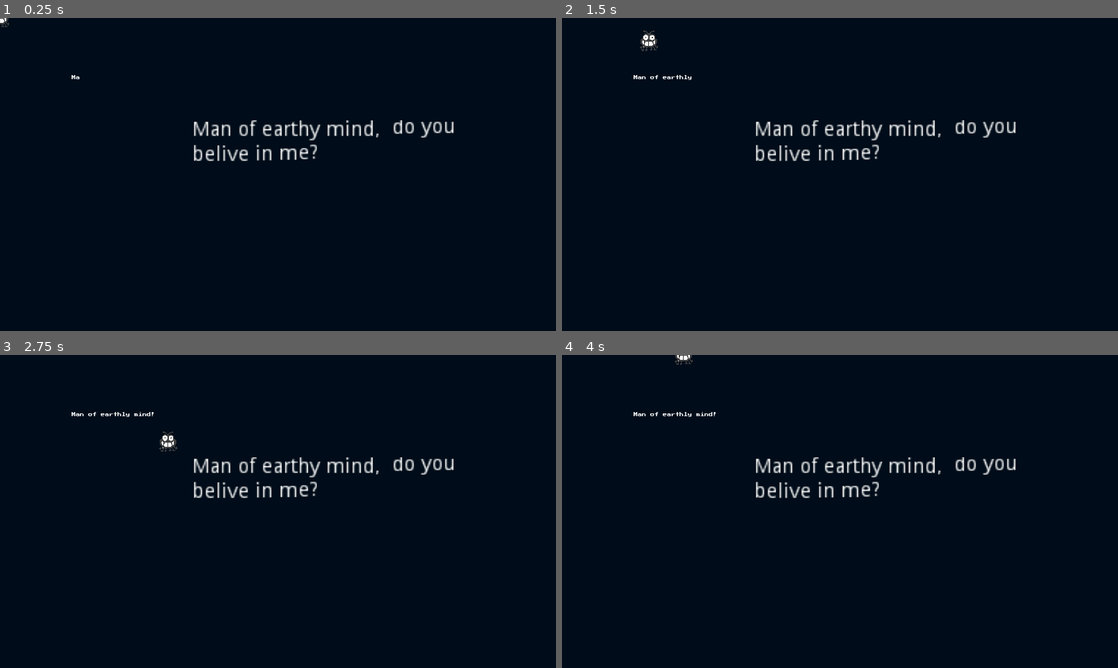
Above: before the commit, frames 1-4 (two rows, left to right).
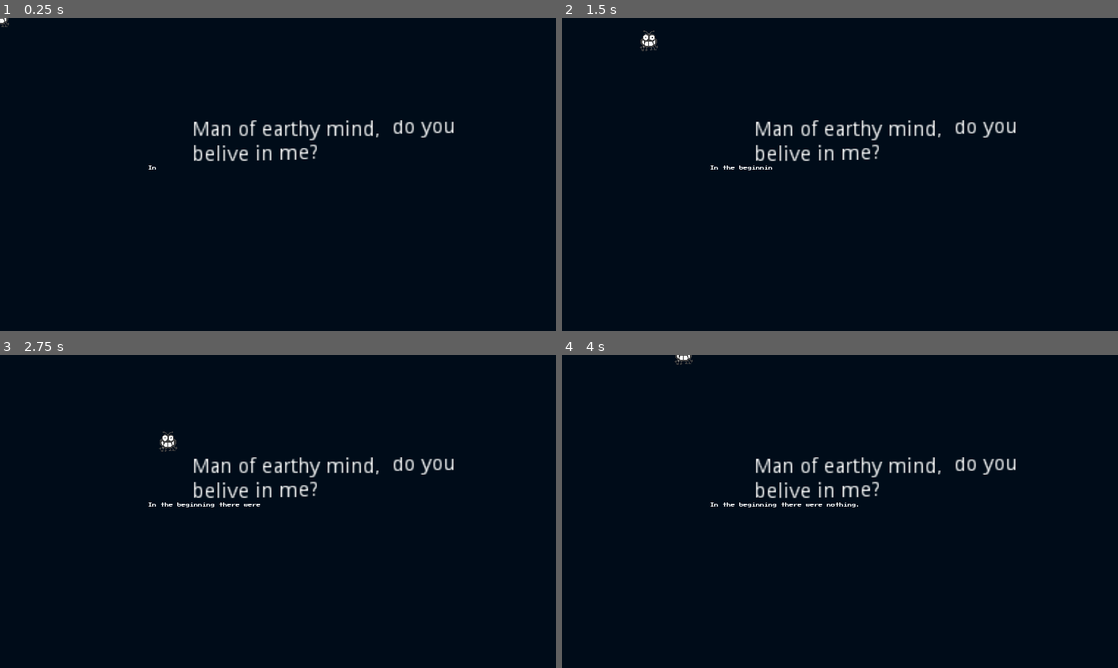
Above: after the commit, the same moments.

Repository: VictorieeMan/Bug-Off-2021
Game: Godot game, scene res://level_0.tscn
The game is run twice, just before and just after one commit, with the same random seed, the same clock (stepped at 60 frames per second) and the same inputs. This scene is started directly instead of the project's main scene. Sound files missing from this copy of the repository are replaced by a short silence.
Inputs (mouse positions are in pixels of both pictures, inside the frame that each line leads up to):
- Up to frame 1 (0.25 s): no input
- Up to frame 2 (1.5 s): move the mouse to (962, 158) at 0.52 s; hold Right (ui_right) 0.53-1.28 s; move the mouse to (728, 190) at 1.27 s; hold Down (ui_down) from 1.28 s (still down)
- Up to frame 3 (2.75 s): move the mouse to (333, 442) at 2.02 s; release Down (ui_down) at 2.03 s; hold Right (ui_right) from 2.03 s (still down)
- Up to frame 4 (4 s): move the mouse to (812, 574) at 2.77 s; release Right (ui_right) at 2.78 s; hold Up (ui_up) 2.78-3.53 s; move the mouse to (1006, 558) at 3.52 s; hold Left (ui_left) from 3.53 s (still down)

The runs differ from the first frame. In frame 1, less than 0.1% of the frame differs, in the area x 12-29%, y 18-49%; in frame 2, 0.1%; in frame 3, 0.2%; in frame 4, 0.3%, in the area x 12-54%, y 18-49%.

Commit message:
voidText working!

Diff:
--- a/level_0.gd
+++ b/level_0.gd
@@ -2,13 +2,11 @@
 
 
 # Declare member variables here. Examples:
-# var a = 2
-# var b = "text"
 
 
 # Called when the node enters the scene tree for the first time.
 func _ready():
-	pass # Replace with function body.
+	pass
 
 
 # Called every frame. 'delta' is the elapsed time since the previous frame.
--- a/level_0.tscn
+++ b/level_0.tscn
@@ -3,7 +3,7 @@
 [ext_resource path="res://player_Area2D.tscn" type="PackedScene" id=1]
 [ext_resource path="res://level_0.gd" type="Script" id=2]
 [ext_resource path="res://Assets/Spacial Winds.mp3" type="AudioStream" id=3]
-[ext_resource path="res://typedMessage.tscn" type="PackedScene" id=4]
+[ext_resource path="res://voidText.gd" type="Script" id=4]
 
 [node name="level_0" type="Node"]
 script = ExtResource( 2 )
@@ -44,7 +44,8 @@
 "_edit_use_anchors_": false
 }
 
-[node name="typedMessage" parent="." instance=ExtResource( 4 )]
-position = Vector2( 248, 200 )
+[node name="voidText" type="Position2D" parent="."]
+position = Vector2( 512, 512 )
+script = ExtResource( 4 )
 
 [connection signal="timeout" from="intro_length" to="." method="_on_intro_length_timeout"]
--- a/typedMessage.gd
+++ b/typedMessage.gd
@@ -3,8 +3,8 @@
 
 # Declare member variables here. Examples:
 var messages = [
-	"Man of earthly mind!",
-	"Do you belive in me?"
+	"Man of thy earthly mind!",
+	"Do you belive in me? Do you belive in me?"
 ]
 
 var typing_speed = .1
@@ -16,7 +16,6 @@
 
 # Called when the node enters the scene tree for the first time.
 func _ready():
-	$AudioStreamPlayer2D.play()
 	start_dialogue()
 
 func start_dialogue():
@@ -26,9 +25,9 @@
 
 	$next_char.set_wait_time(typing_speed)
 	$next_char.start()
+	$AudioStreamPlayer2D.play(0)
 
 func stop_dialogue():
-	$AudioStreamPlayer2D.stop()
 	#get_parent().remove_child(self)
 	#queue_free()
 	pass
@@ -42,8 +41,8 @@
 		current_char +=1
 	else:
 		$next_char.stop()
+		$next_message.set_wait_time(read_time)
 		$AudioStreamPlayer2D.stop()
-		$next_message.set_wait_time(read_time)
 		$next_message.start()
 
 func _on_next_message_timeout():
@@ -53,7 +52,7 @@
 		current_message += 1
 		display = ""
 		current_char = 0
-		$AudioStreamPlayer2D.play()
+		$AudioStreamPlayer2D.play(0)
 		$next_char.start()
 
 # Called every frame. 'delta' is the elapsed time since the previous frame.
--- a/typedMessage.tscn
+++ b/typedMessage.tscn
@@ -11,7 +11,6 @@
 margin_right = 40.0
 margin_bottom = 14.0
 custom_fonts/font = ExtResource( 2 )
-text = "tests"
 __meta__ = {
 "_edit_use_anchors_": false
 }
@@ -22,6 +21,7 @@
 
 [node name="AudioStreamPlayer2D" type="AudioStreamPlayer2D" parent="."]
 stream = ExtResource( 3 )
+pitch_scale = 0.8
 
 [connection signal="timeout" from="next_char" to="." method="_on_next_char_timeout"]
 [connection signal="timeout" from="next_message" to="." method="_on_next_message_timeout"]
--- /dev/null
+++ b/voidText.gd
@@ -0,0 +1,21 @@
+extends Position2D
+
+
+# Declare member variables here. Examples:
+var dialogue = preload("res://typedMessage.tscn")
+
+
+# Called when the node enters the scene tree for the first time.
+func _ready():
+	var d = dialogue.instance()
+	d.messages = [
+		"In the beginning there were nothing.",
+		"And the world was without form, and void; and darkness was upon the face of the deep."
+	]
+	add_child(d)
+
+
+
+# Called every frame. 'delta' is the elapsed time since the previous frame.
+#func _process(delta):
+#	pass
